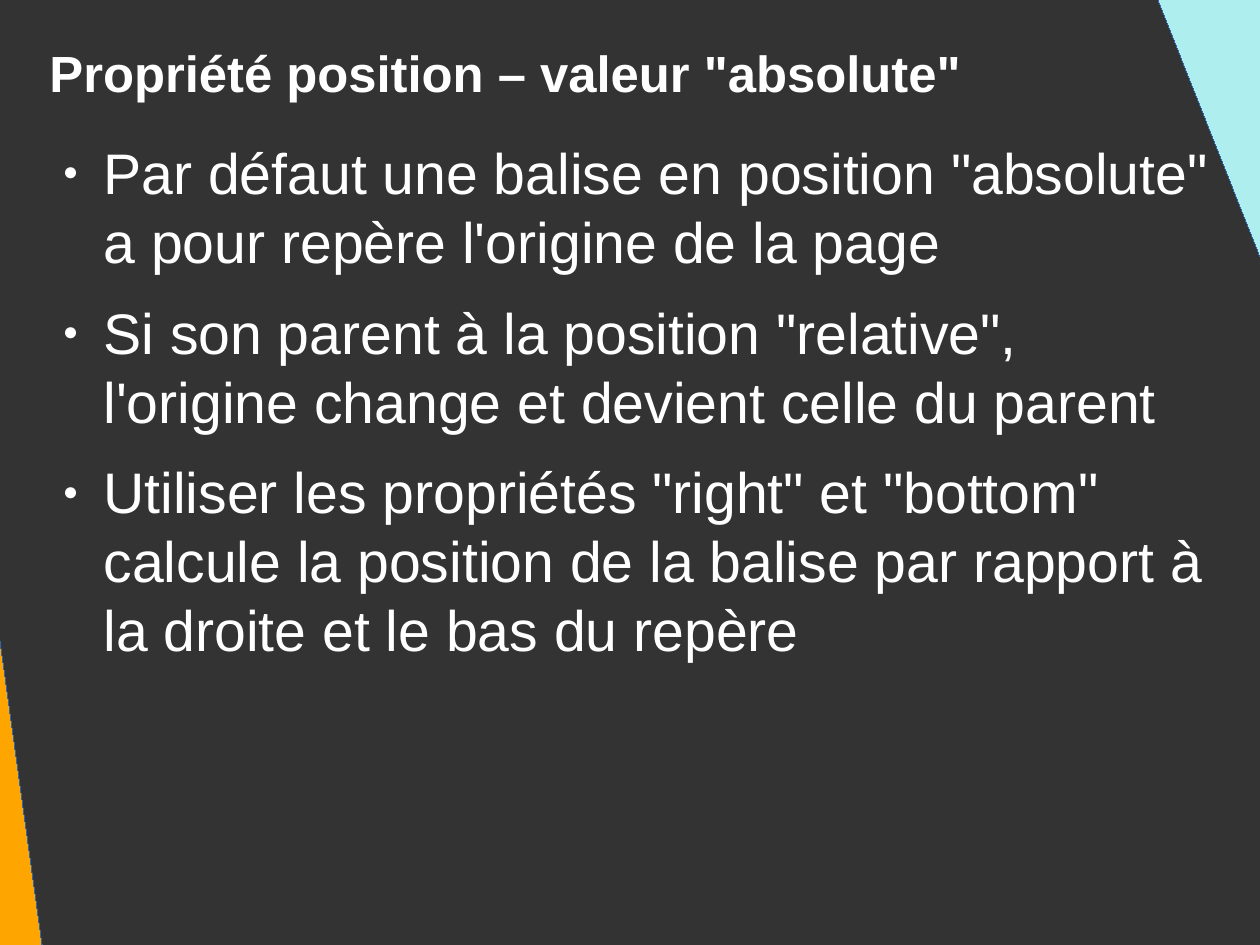
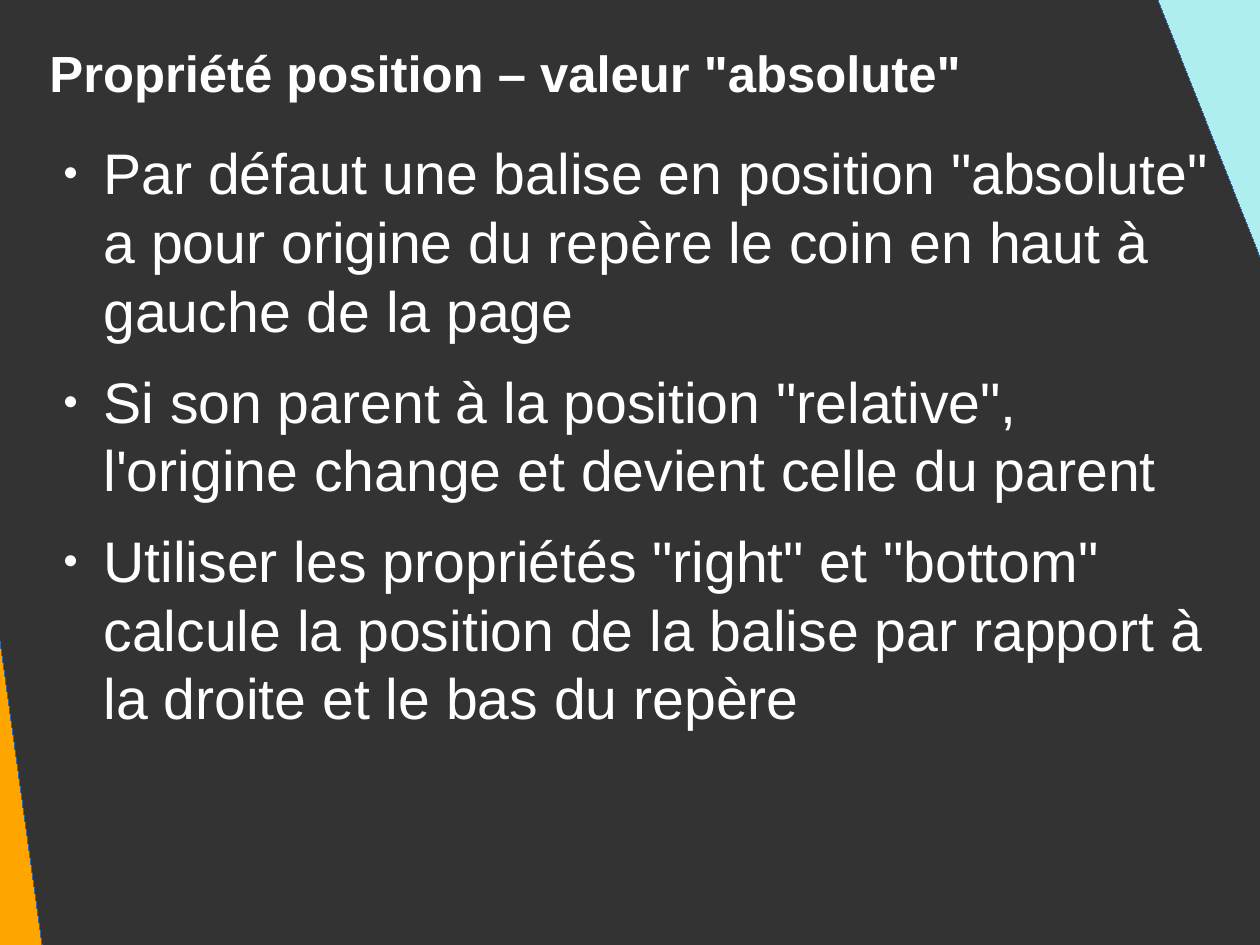
Before and after one commit to DanYellow/presentations, a slide deck: slide 75 of mmi/html/travaux-pratiques/numero-2/presentation.odp (slide 79 before the commit). Drawn at 1260x945 pixels with LibreOffice and Linux fonts; fonts in the diff are those of the drawing. Boxes give left, top, right and bottom in pixels: in the first picture for what was removed or moved away, otherwise in the second. Text is boxed around its words. In the diff, an @@ line names an element or a change of style, - is before the commit and + after.

```diff
--- a/mmi/html/travaux-pratiques/numero-2/presentation.odp
+++ b/mmi/html/travaux-pratiques/numero-2/presentation.odp
@@ text at bbox=[103, 152, 1207, 342]: text changed @@
-● Par défaut une balise en position "absolute" a pour repère l'origine de la page
+● Par défaut une balise en position "absolute" a pour origine du repère le coin en haut à gauche de la page
```
Also in this commit, not shown: 2 other files.
